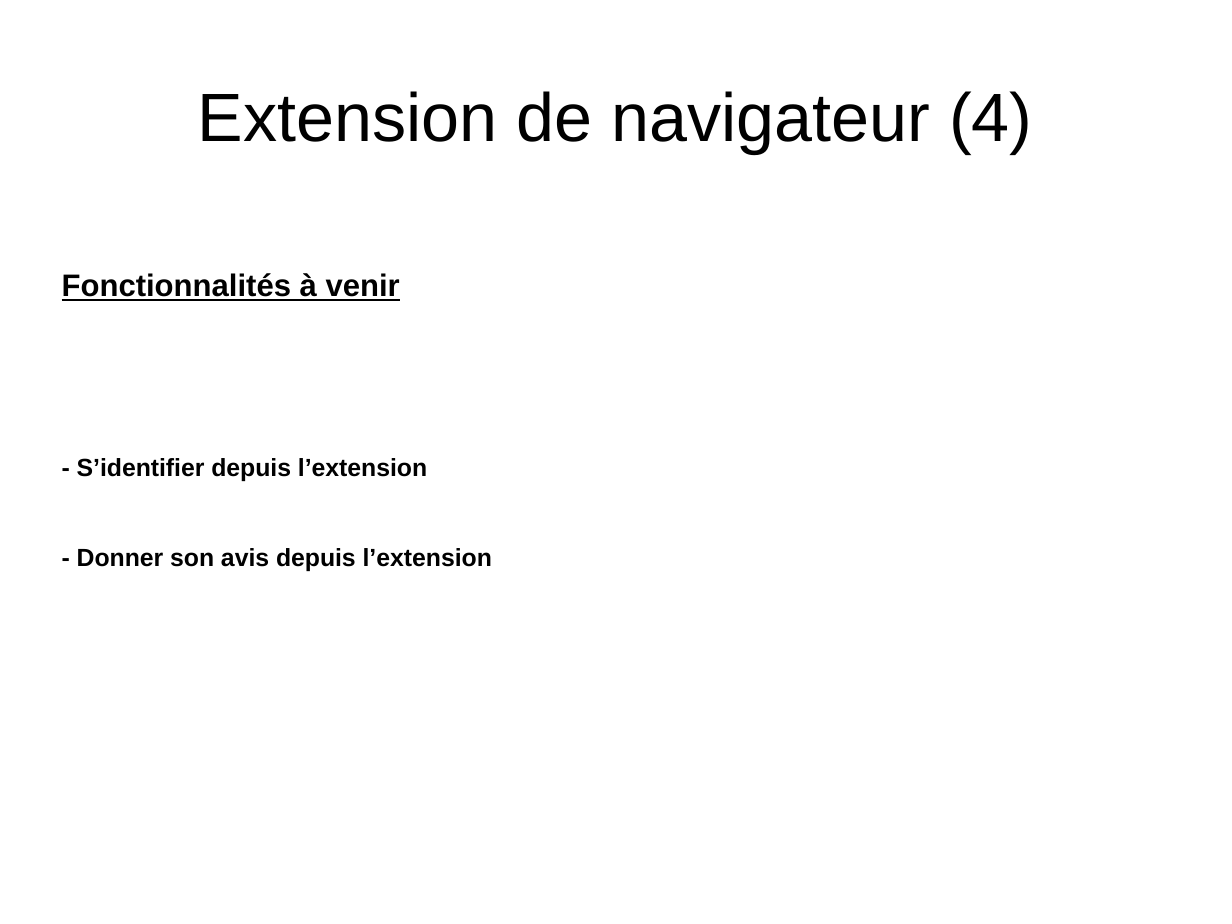
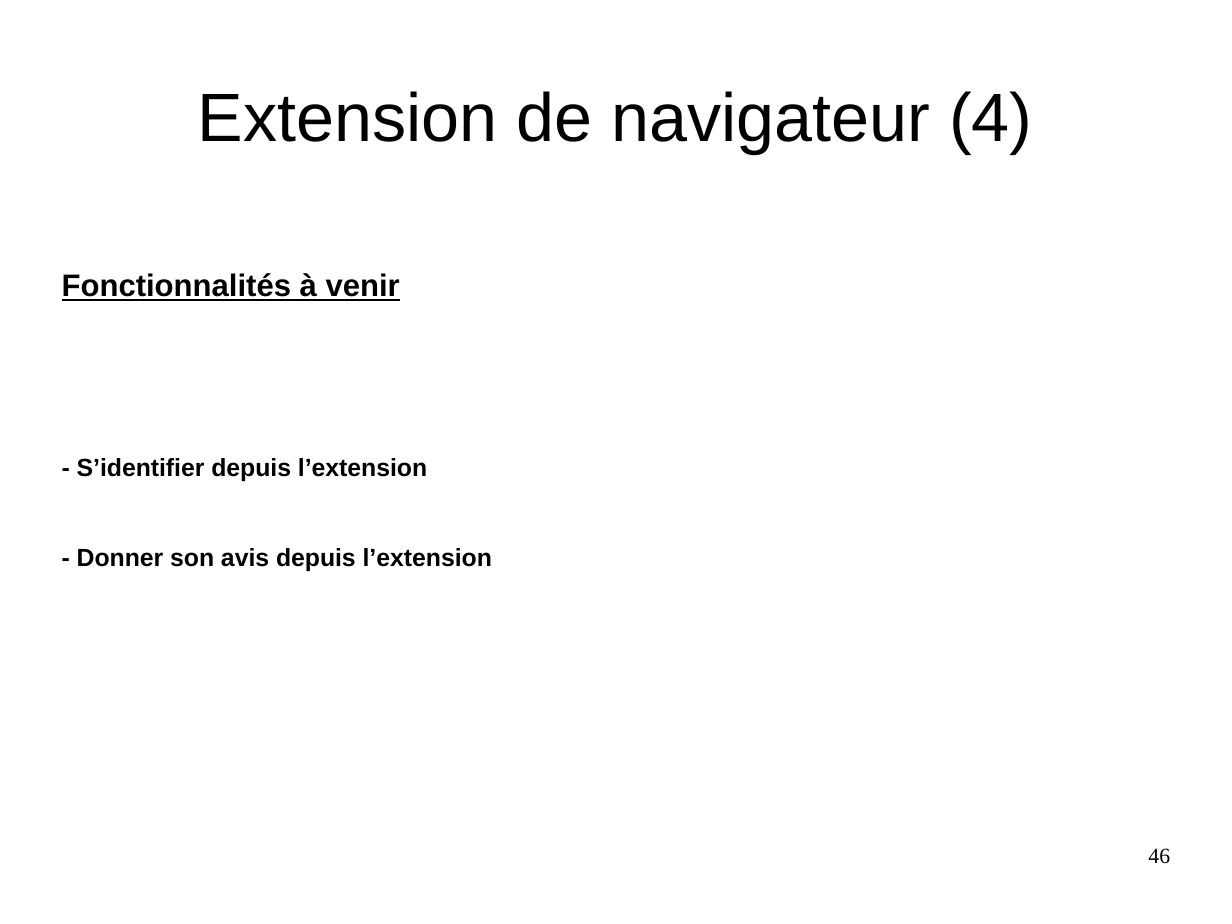
Before and after one commit to YohannBethoule/AnnuaireCollaboratif, a slide deck: slide 46 of doc/diapo_finale.odp (slide 45 before the commit). Drawn at 1232x924 pixels with LibreOffice and Linux fonts; fonts in the diff are those of the drawing. Boxes give left, top, right and bottom in pixels: in the first picture for what was removed or moved away, otherwise in the second. Text is boxed around its words. In the diff, an @@ line names an element or a change of style, - is before the commit and + after.

```diff
--- a/doc/diapo_finale.odp
+++ b/doc/diapo_finale.odp
@@ page number added at [1148,848,1170,864], 14 pt, text #000000 @@
+46
```
Also in this commit, not shown: 30 other slides changed, 1 slide added.
